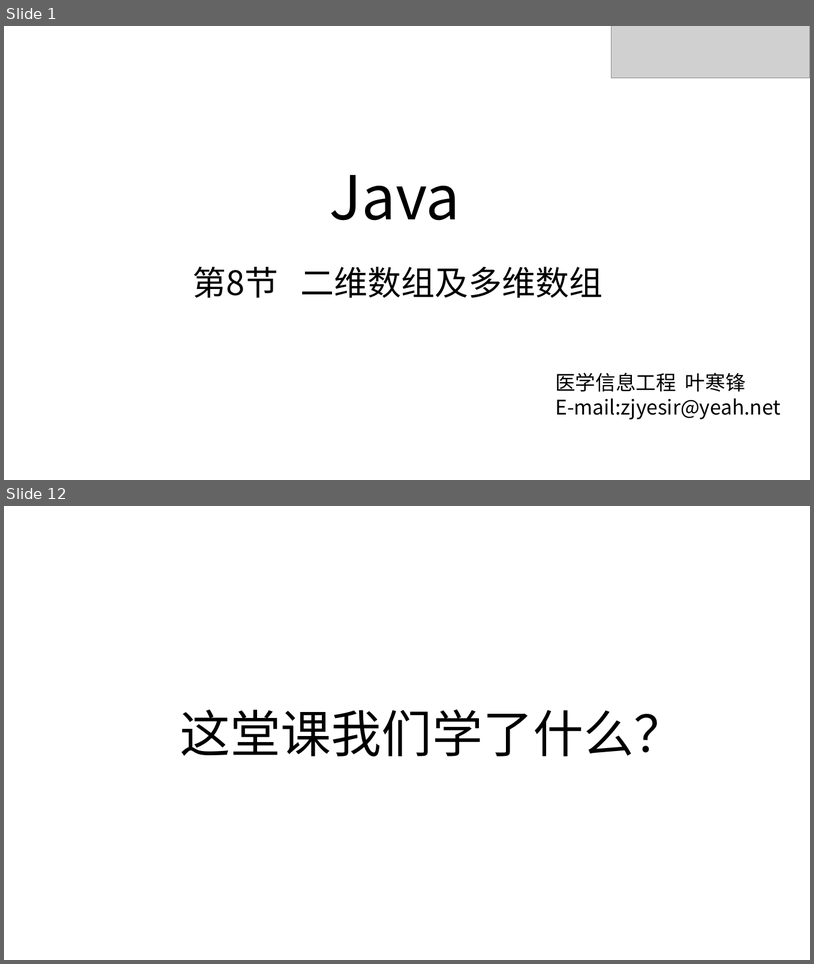
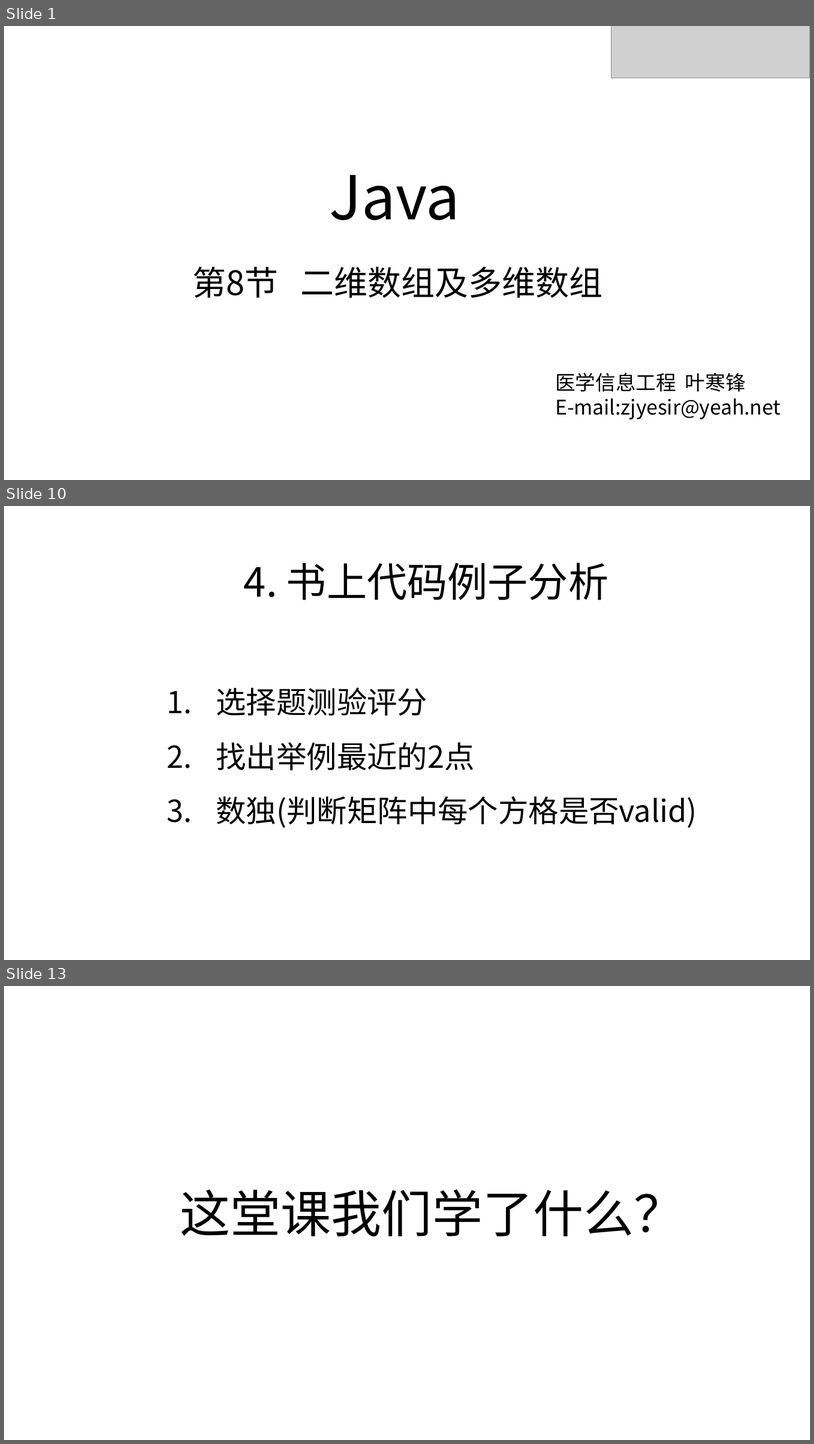
Before and after one commit to zjyesir/hmc_java_1, a slide deck: ppt/8. 二维数组.pptx. Shown one above the other, each under a label of ours: slides 1 and 12 before the commit, slides 1, 10 and 13 after it; the slides between them are not shown. The pictures are 814x964 and 814x1444 pixels, drawn with LibreOffice and Linux fonts; fonts in the diff are those of the drawing; grey boxes stand for pictures; background and template pictures are left out. Boxes give left, top, right and bottom in pixels: in the first picture for what was removed or moved away, otherwise in the second. Text is boxed around its words. In the diff, an @@ line names an element or a change of style, - is before the commit and + after.

```diff
--- a/ppt/8. 二维数组.pptx
+++ b/ppt/8. 二维数组.pptx
@@ slide 10 added at (x1=4, y1=506, x2=810, y2=960), background picture (left out) @@
@@ text added at (x1=244, y1=562, x2=609, y2=600), 48 pt, text #000000 @@
+4. 书上代码例子分析
@@ text added at (x1=216, y1=687, x2=698, y2=828), 36 pt, text #000000 @@
+1. 选择题测验评分
+2. 找出举例最近的2点
+3. 数独(判断矩阵中每个方格是否valid)
@@ what was slide 12 is now slide 13 @@
```
Also in this commit, not shown: 1 slide changed, 9 other slides added, 9 slides removed, 2 other files.
